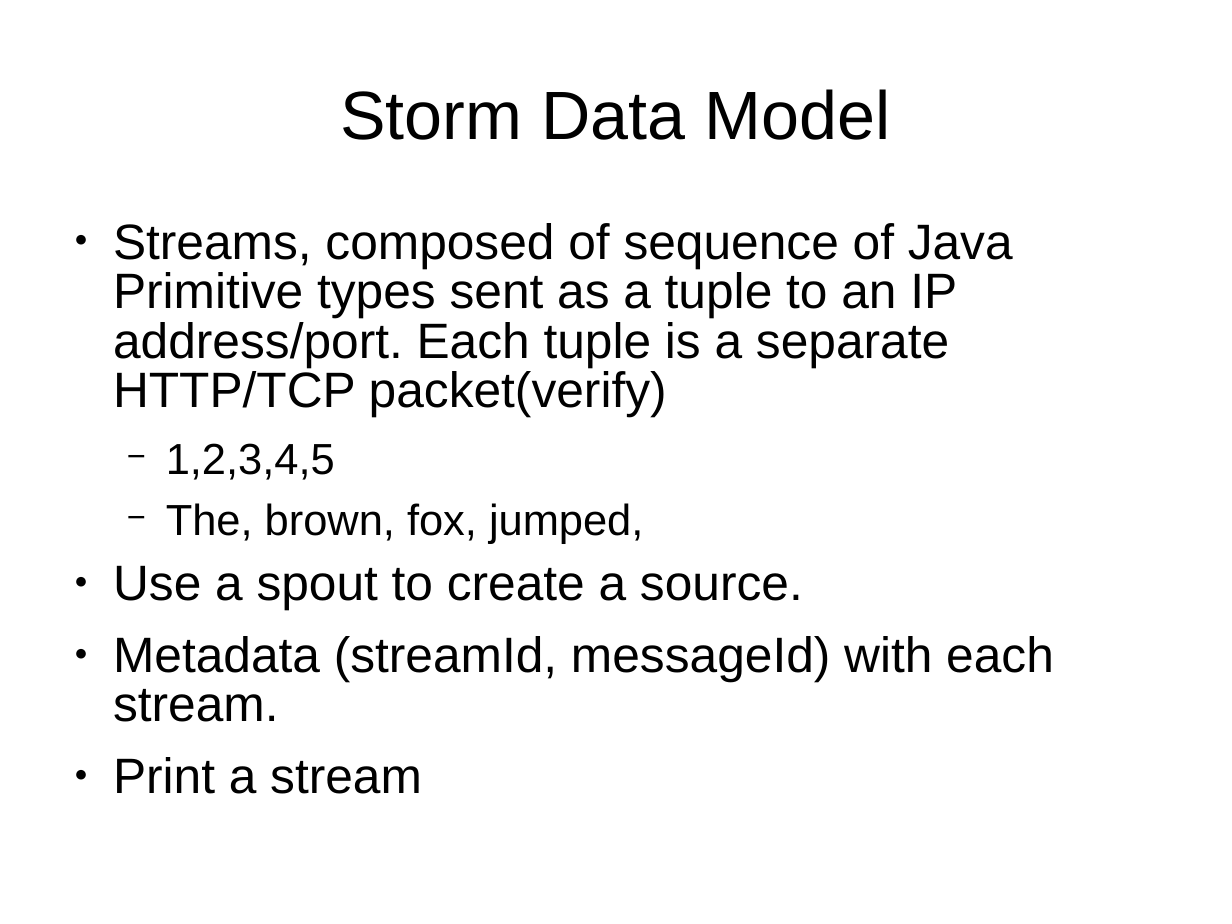
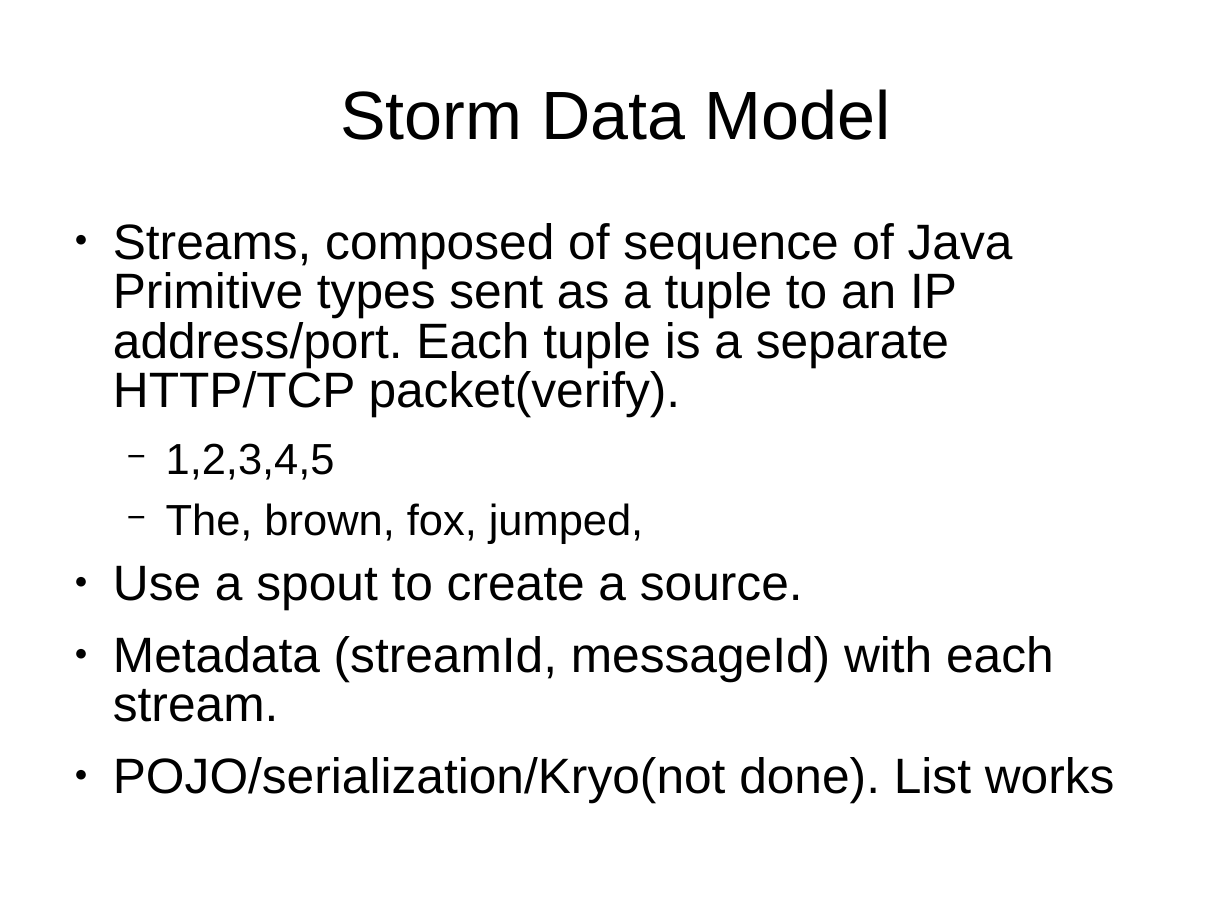
Before and after one commit to dougc333/storm, a slide deck: slide 2 of Storm.ppt. Drawn at 1232x924 pixels with LibreOffice and Linux fonts; fonts in the diff are those of the drawing. Boxes give left, top, right and bottom in pixels: in the first picture for what was removed or moved away, otherwise in the second. Text is boxed around its words. In the diff, an @@ line names an element or a change of style, - is before the commit and + after.

```diff
--- a/Storm.ppt
+++ b/Storm.ppt
@@ text at <box>113,223,1013,417</box>: text changed @@
-● Streams, composed of sequence of Java Primitive types sent as a tuple to an IP address/port. Each tuple is a separate HTTP/TCP packet(verify)
+● Streams, composed of sequence of Java Primitive types sent as a tuple to an IP address/port. Each tuple is a separate HTTP/TCP packet(verify).
@@ text at <box>113,757,1115,802</box>: text changed @@
-● Print a stream
+● POJO/serialization/Kryo(not done). List works
```
Also in this commit, not shown: 4 other slides changed, 9 other files.
